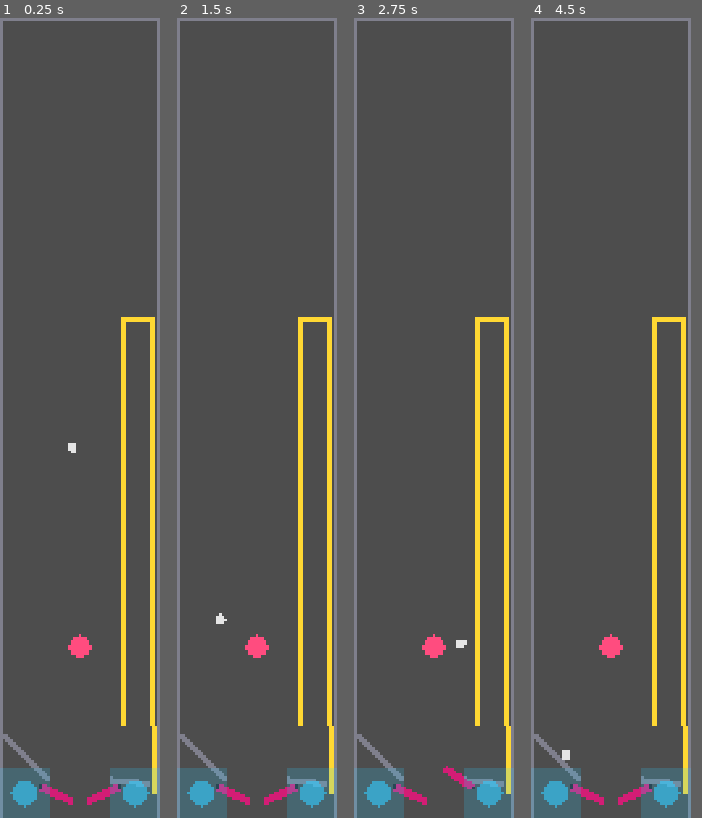
Above: before the commit, frames 1-4 (left to right).
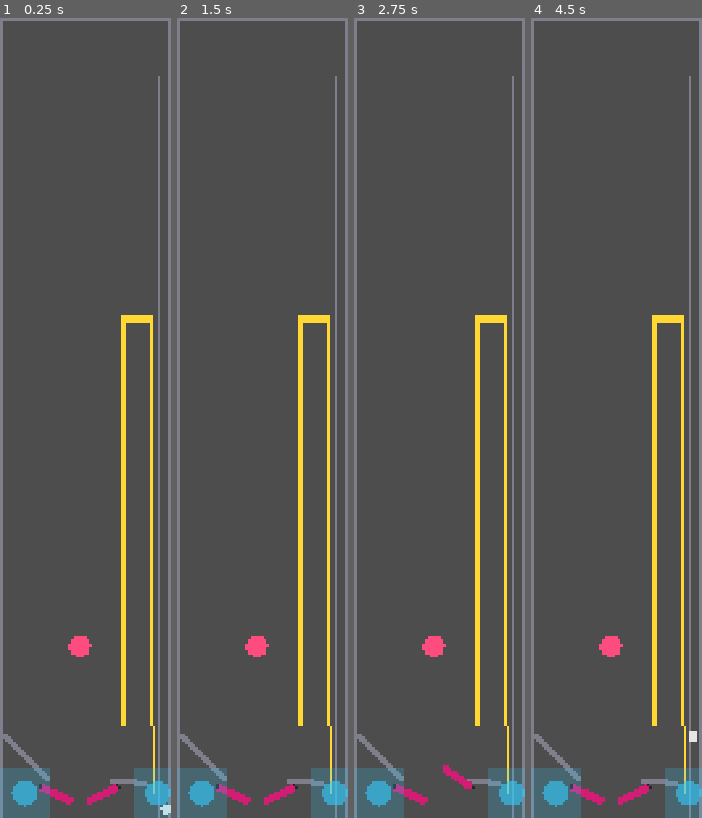
Above: after the commit, the same moments.

Repository: nobody174/pinball-adventure
Game: Godot game, scene res://core/physics/physics_prototype.tscn
Same seed, same stepped clock (60 frames per second), same inputs: the game is played once before the commit and once after it.
Inputs (mouse positions are in pixels of both pictures, inside the frame that each line leads up to):
- Up to frame 1 (0.25 s): no input
- Up to frame 2 (1.5 s): tap Enter at 0.5 s; move the mouse to (291, 378) at 0.52 s; hold Right (flip_right) 0.53-1.25 s; hold Up (launch_ball) 0.53-1.25 s; click (291, 378) at 0.67 s; drag from (224, 458) to (257, 650) at 1.27 s
- Up to frame 3 (2.75 s): tap Space (nudge) at 2, 2.1 s; move the mouse to (449, 242) at 2.02 s; hold Right (flip_right) from 2.03 s (still down); hold Up (launch_ball) from 2.03 s (still down)
- Up to frame 4 (4.5 s): release Right (flip_right) at 2.75 s; release Up (launch_ball) at 2.75 s; drag from (602, 578) to (563, 298) at 2.77 s; tap Enter at 3.5 s; move the mouse to (659, 538) at 3.52 s; hold Left (flip_left) 3.53-4.25 s; hold Up (launch_ball) 3.53-4.25 s; tap Alt at 3.6 s; drag from (563, 298) to (611, 650) at 4.27 s
In our replay, the window is 160x800 before the commit and 171x800 after it. These sizes can differ from the game's own. Grey fills any space a smaller window leaves; there, only what the larger window draws over its background counts as a difference.

The runs differ from the first frame. In frame 1, 4.8% of the frame differs, in the area x 4-100%, y 0-100%; in frame 2, 4.9%; in frame 3, 4.9%; in frame 4, 4.9%.

Commit message:
feat: real shooter lane + charge/release plunger, neutral background tone
Designer zoomed into the reference image with me and confirmed two
real gaps: no dedicated shooter lane existed at all (the ball just
spawned in open space and launch fired a raw instant impulse -- pure
leftover from the very first §10a placeholder), and the base
background was flat dark navy against the reference's neutral
brushed-metal tone with color reserved for glow accents, not full
fills everywhere.

Shooter lane: widened the shared table (viewport 420->450) rather
than squeezing a lane into the already-tuned right-edge corridor --
added a new partition wall (core/physics/physics_prototype.tscn,
shared base) separating a genuinely new x=420-450 corridor from the
main playfield, open only near the top (y=-1250 to -1400) where it
merges into UpperZone. Moved the ball's spawn point into this lane
(435, 650) -- respawn now correctly returns here too, since
_spawn_position is captured from the node's own position in _ready().

Plunger: ball.gd's launch is now a real charge-and-release mechanic
(hold to pull back over launch_charge_duration_seconds, release fires
an impulse scaled between min/max by how long it was held) instead of
an instant fixed-impulse tap. Added a launch_charge_changed signal so
the table can animate a visual plunger rod -- added one
(PlungerRod/PlungerTip) in the_glitch.tscn that pulls back
proportionally and snaps to rest on launch. 4 new GUT tests covering
partial charge, full charge clamping, and the zero-charge no-launch
case.

Background: shifted bg_color from near-black (0.03,0.04,0.08) to a
neutral charcoal-gray (0.11,0.12,0.15) -- closer to the reference's
brushed-metal base while staying dark/moody enough for the Glitch
theme, not a full re-theme.

91/91 tests passing. Verified with actual scene execution (not just
parse-checking) via `--scene ... --quit-after 10` -- zero runtime
errors after the width change touched camera centering, wall
geometry, and touch zone positions.

Diff:
--- a/core/physics/ball.gd
+++ b/core/physics/ball.gd
@@ -15,11 +15,16 @@
 @export var friction: float = 0.1
 @export var nudge_impulse: float = 400.0
 @export var nudge_cooldown_seconds: float = 0.4
-@export var launch_impulse: float = 500.0
+@export var launch_impulse_min: float = 250.0
+@export var launch_impulse_max: float = 950.0
+@export var launch_charge_duration_seconds: float = 0.8
+
+signal launch_charge_changed(charge_ratio: float)
 
 var _spawn_position: Vector2
 var _nudge_cooldown_remaining: float = 0.0
 var _launched: bool = false
+var _launch_charge: float = 0.0
 var _pending_respawn: bool = false
 var _pending_teleport: bool = false
 var _pending_teleport_position: Vector2
@@ -37,11 +42,21 @@
 	_spawn_position = position
 
 func _physics_process(delta: float) -> void:
-	## Placeholder launch: no plunger/lane yet (GDD hasn't reached that), so
-	## this is just a direct impulse stand-in — real plunger feel is later work.
-	if not _launched and Input.is_action_just_pressed("launch_ball"):
-		apply_central_impulse(Vector2(0, -1.0) * launch_impulse)
-		_launched = true
+	## Real charge-and-release plunger: hold launch_ball to pull back (charge
+	## ramps 0->1 over launch_charge_duration_seconds), release to fire an
+	## impulse scaled between launch_impulse_min/max by how long it was held
+	## -- replaces the old instant-fire placeholder now that there's an
+	## actual shooter lane + visual plunger rod for this to drive.
+	if not _launched:
+		if Input.is_action_pressed("launch_ball"):
+			_launch_charge = clampf(_launch_charge + delta / launch_charge_duration_seconds, 0.0, 1.0)
+			launch_charge_changed.emit(_launch_charge)
+		if Input.is_action_just_released("launch_ball") and _launch_charge > 0.0:
+			var impulse := lerpf(launch_impulse_min, launch_impulse_max, _launch_charge)
+			apply_central_impulse(Vector2(0, -1.0) * impulse)
+			_launched = true
+			_launch_charge = 0.0
+			launch_charge_changed.emit(0.0)
 
 	_nudge_cooldown_remaining = maxf(0.0, _nudge_cooldown_remaining - delta)
 	if Input.is_action_just_pressed("nudge") and _nudge_cooldown_remaining <= 0.0:
--- a/core/physics/physics_prototype.tscn
+++ b/core/physics/physics_prototype.tscn
@@ -9,7 +9,7 @@
 size = Vector2(20, 2100)
 
 [sub_resource type="RectangleShape2D" id="RectangleShape2D_wall_top"]
-size = Vector2(420, 20)
+size = Vector2(450, 20)
 
 [sub_resource type="CircleShape2D" id="CircleShape2D_bumper"]
 radius = 30.0
@@ -31,6 +31,9 @@
 
 [sub_resource type="RectangleShape2D" id="RectangleShape2D_guide_right"]
 size = Vector2(100.5, 14)
+
+[sub_resource type="RectangleShape2D" id="RectangleShape2D_shooter_lane_wall"]
+size = Vector2(10, 1950)
 
 [sub_resource type="CircleShape2D" id="CircleShape2D_ball"]
 radius = 14.0
@@ -55,22 +58,31 @@
 polygon = PackedVector2Array(-10, -1050, 10, -1050, 10, 1050, -10, 1050)
 
 [node name="RightWall" type="CollisionShape2D" parent="Boundary" unique_id=828326114]
-position = Vector2(420, -350)
+position = Vector2(450, -350)
 shape = SubResource("RectangleShape2D_wall_side")
 
 [node name="RightWallSprite" type="Polygon2D" parent="Boundary" unique_id=1959204579]
-position = Vector2(420, -350)
+position = Vector2(450, -350)
 color = Color(0.5, 0.5, 0.55, 1)
 polygon = PackedVector2Array(-10, -1050, 10, -1050, 10, 1050, -10, 1050)
 
 [node name="TopWall" type="CollisionShape2D" parent="Boundary" unique_id=989107409]
-position = Vector2(210, -1400)
+position = Vector2(225, -1400)
 shape = SubResource("RectangleShape2D_wall_top")
 
 [node name="TopWallSprite" type="Polygon2D" parent="Boundary" unique_id=1739139589]
-position = Vector2(210, -1400)
-color = Color(0.5, 0.5, 0.55, 1)
-polygon = PackedVector2Array(-210, -10, 210, -10, 210, 10, -210, 10)
+position = Vector2(225, -1400)
+color = Color(0.5, 0.5, 0.55, 1)
+polygon = PackedVector2Array(-225, -10, 225, -10, 225, 10, -225, 10)
+
+[node name="ShooterLaneWall" type="CollisionShape2D" parent="Boundary" unique_id=3182004420]
+position = Vector2(420, -275)
+shape = SubResource("RectangleShape2D_shooter_lane_wall")
+
+[node name="ShooterLaneWallSprite" type="Polygon2D" parent="Boundary" unique_id=3182004421]
+position = Vector2(420, -275)
+color = Color(0.5, 0.5, 0.55, 1)
+polygon = PackedVector2Array(-5, -975, 5, -975, 5, 975, -5, 975)
 
 [node name="Bumper" type="StaticBody2D" parent="." unique_id=1891454527]
 position = Vector2(210, 250)
@@ -151,7 +163,7 @@
 polygon = PackedVector2Array(-50.25, -7, 50.25, -7, 50.25, 7, -50.25, 7)
 
 [node name="Ball" type="RigidBody2D" parent="." unique_id=1994410899]
-position = Vector2(190, -300)
+position = Vector2(435, 650)
 script = ExtResource("1_ball")
 
 [node name="CollisionShape2D" type="CollisionShape2D" parent="Ball" unique_id=840662744]
@@ -217,7 +229,7 @@
 polygon = PackedVector2Array(35, 0, 24.75, 24.75, 0, 35, -24.75, 24.75, -35, 0, -24.75, -24.75, 0, -35, 24.75, -24.75)
 
 [node name="RightZone" type="TouchScreenButton" parent="TouchZones" unique_id=839068721]
-position = Vector2(355, 2035)
+position = Vector2(415, 2035)
 shape = SubResource("RectangleShape2D_touch_zone")
 
 [node name="RightZoneVisual" type="Polygon2D" parent="TouchZones/RightZone" unique_id=1327102787]
@@ -229,6 +241,6 @@
 polygon = PackedVector2Array(35, 0, 24.75, 24.75, 0, 35, -24.75, 24.75, -35, 0, -24.75, -24.75, 0, -35, 24.75, -24.75)
 
 [node name="Camera2D" type="Camera2D" parent="." unique_id=2134439033]
-position = Vector2(210, -350)
+position = Vector2(225, -350)
 
 [connection signal="body_entered" from="Bumper/KickArea" to="Bumper/KickArea" method="_on_body_entered"]
--- a/project.godot
+++ b/project.godot
@@ -22,15 +22,9 @@
 
 [display]
 
-window/size/viewport_width=420
+window/size/viewport_width=450
 window/size/viewport_height=2100
 window/stretch/mode="canvas_items"
-
-[layer_names]
-
-2d_physics/layer_1="default"
-2d_physics/layer_2="cyber_ramp_a"
-2d_physics/layer_3="cyber_ramp_b"
 
 [editor_plugins]
 
@@ -59,6 +53,12 @@
 ]
 }
 
+[layer_names]
+
+2d_physics/layer_1="default"
+2d_physics/layer_2="cyber_ramp_a"
+2d_physics/layer_3="cyber_ramp_b"
+
 [rendering]
 
 renderer/rendering_method="gl_compatibility"
--- a/tables/the_glitch/fx/scrolling_grid_bg.gdshader
+++ b/tables/the_glitch/fx/scrolling_grid_bg.gdshader
@@ -14,7 +14,7 @@
 // performance spike, see docs/PROGRESS.md) before being adopted here.
 
 uniform vec4 grid_color : source_color = vec4(0.2, 0.9, 1.0, 0.5);
-uniform vec4 bg_color : source_color = vec4(0.03, 0.04, 0.08, 1.0);
+uniform vec4 bg_color : source_color = vec4(0.11, 0.12, 0.15, 1.0);
 uniform float scroll_speed : hint_range(0.0, 2.0) = 0.15;
 uniform float grid_scale : hint_range(4.0, 64.0) = 20.0;
 
--- a/tables/the_glitch/the_glitch.gd
+++ b/tables/the_glitch/the_glitch.gd
@@ -240,6 +240,13 @@
 	crossover_zone.get_node("RampBEntrance").entered.connect(func(_id: String) -> void:
 		GameState.add_score(CYBER_RAMP_POINTS)
 		_show_feedback("CYBER RAMP B", Color(1, 0.2, 0.7, 1)))
+
+	## Visual plunger: pulls back proportionally while charging, snaps back
+	## to rest the instant the ball actually launches (charge resets to 0).
+	$PhysicsPrototype/Ball.launch_charge_changed.connect(func(charge_ratio: float) -> void:
+		var pulled_y := 690.0 + charge_ratio * 30.0
+		$PlungerRod.position.y = pulled_y
+		$PlungerTip.position.y = pulled_y)
 
 	GameState.score_changed.connect(_on_score_changed)
 	GameState.reset_score()
--- a/tables/the_glitch/the_glitch.tscn
+++ b/tables/the_glitch/the_glitch.tscn
@@ -23,7 +23,7 @@
 [sub_resource type="ShaderMaterial" id="ShaderMaterial_bg"]
 shader = ExtResource("12_bg_shader")
 shader_parameter/grid_color = Color(0.2, 0.9, 1, 0.5)
-shader_parameter/bg_color = Color(0.03, 0.04, 0.08, 1)
+shader_parameter/bg_color = Color(0.11, 0.12, 0.15, 1)
 shader_parameter/scroll_speed = 0.15
 shader_parameter/grid_scale = 20.0
 
@@ -1835,7 +1835,17 @@
 color = Color(1, 0.2, 0.7, 0.7)
 polygon = PackedVector2Array(-30.98, -4, 30.98, -4, 30.98, 4, -30.98, 4)
 
-[node name="Feedback" type="CanvasLayer" parent="." index="28" unique_id=1738526509]
+[node name="PlungerRod" type="Polygon2D" parent="." index="28"]
+position = Vector2(435, 690)
+color = Color(0.7, 0.7, 0.75, 1)
+polygon = PackedVector2Array(-5, 0, 5, 0, 5, 40, -5, 40)
+
+[node name="PlungerTip" type="Polygon2D" parent="." index="29"]
+position = Vector2(435, 690)
+color = Color(0.3, 0.35, 0.42, 1)
+polygon = PackedVector2Array(-9, -6, 9, -6, 9, 6, -9, 6)
+
+[node name="Feedback" type="CanvasLayer" parent="." index="30" unique_id=1738526509]
 layer = 10
 
 [node name="Label" type="Label" parent="Feedback" index="0" unique_id=1340523282]
--- a/test/unit/test_ball.gd
+++ b/test/unit/test_ball.gd
@@ -64,3 +64,44 @@
 	await wait_physics_frames(2)
 
 	assert_eq(ball.continuous_cd, RigidBody2D.CCD_MODE_CAST_SHAPE, "CCD should be back on a couple of frames later")
+
+func test_plunger_charges_while_held_and_fires_on_release() -> void:
+	var ball := _make_ball()
+	ball.launch_charge_duration_seconds = 0.1
+	ball.launch_impulse_min = 200.0
+	ball.launch_impulse_max = 800.0
+
+	Input.action_press("launch_ball")
+	await wait_seconds(0.05) ## Half the charge duration -- partial charge, not full.
+	assert_gt(ball._launch_charge, 0.0)
+	assert_lt(ball._launch_charge, 1.0)
+
+	Input.action_release("launch_ball")
+	await wait_physics_frames(2)
+
+	assert_true(ball._launched)
+	assert_lt(ball.linear_velocity.y, -200.0, "a partial charge should still fire at least the minimum impulse")
+	assert_gt(ball.linear_velocity.y, -800.0, "a partial (not full) charge shouldn't fire the max impulse")
+
+func test_full_charge_fires_max_impulse() -> void:
+	var ball := _make_ball()
+	ball.gravity_scale = 0.0
+	ball.launch_charge_duration_seconds = 0.05
+	ball.launch_impulse_min = 200.0
+	ball.launch_impulse_max = 800.0
+
+	Input.action_press("launch_ball")
+	await wait_seconds(0.15) ## Well past the charge duration -- should clamp at full charge.
+	Input.action_release("launch_ball")
+	await wait_physics_frames(2)
+
+	assert_almost_eq(ball.linear_velocity.y, -800.0, 5.0)
+
+func test_releasing_without_charging_does_not_launch() -> void:
+	var ball := _make_ball()
+
+	Input.action_press("launch_ball")
+	Input.action_release("launch_ball")
+	await wait_physics_frames(2)
+
+	assert_false(ball._launched, "an instant press+release with zero held time shouldn't fire the plunger")
